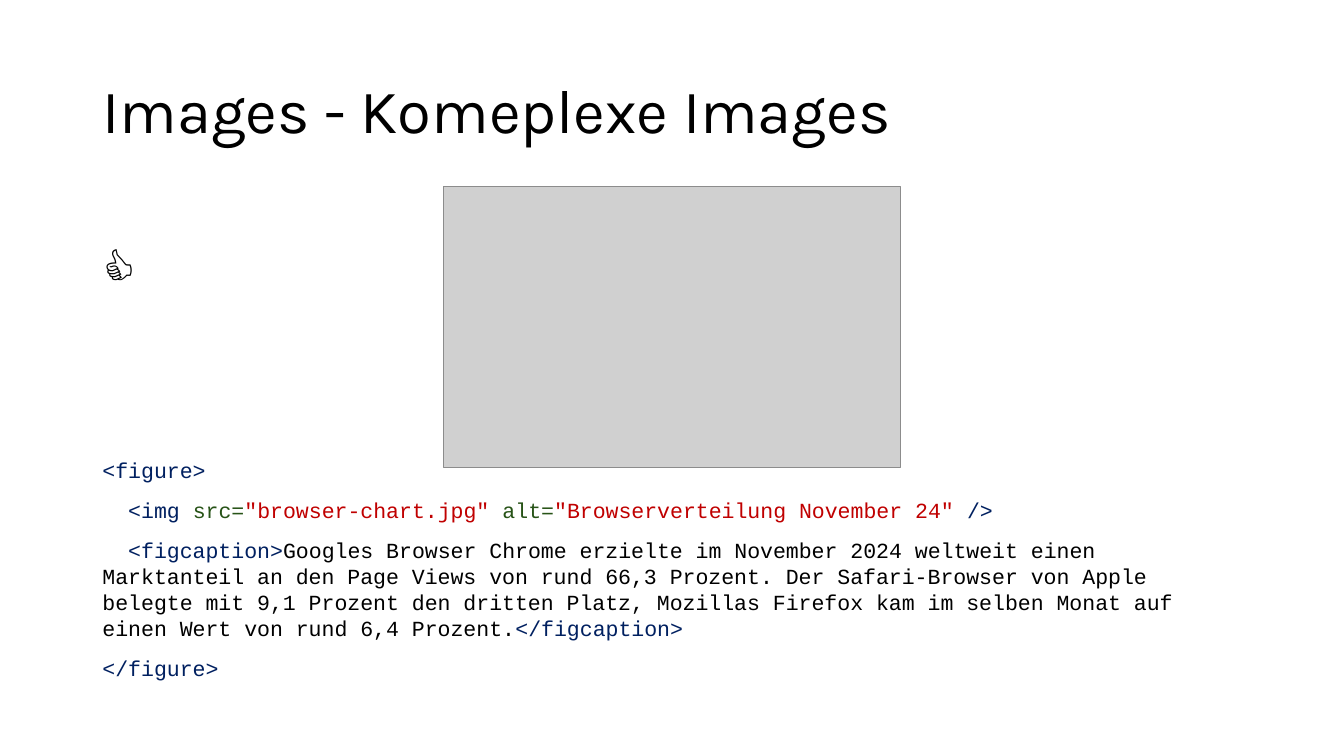
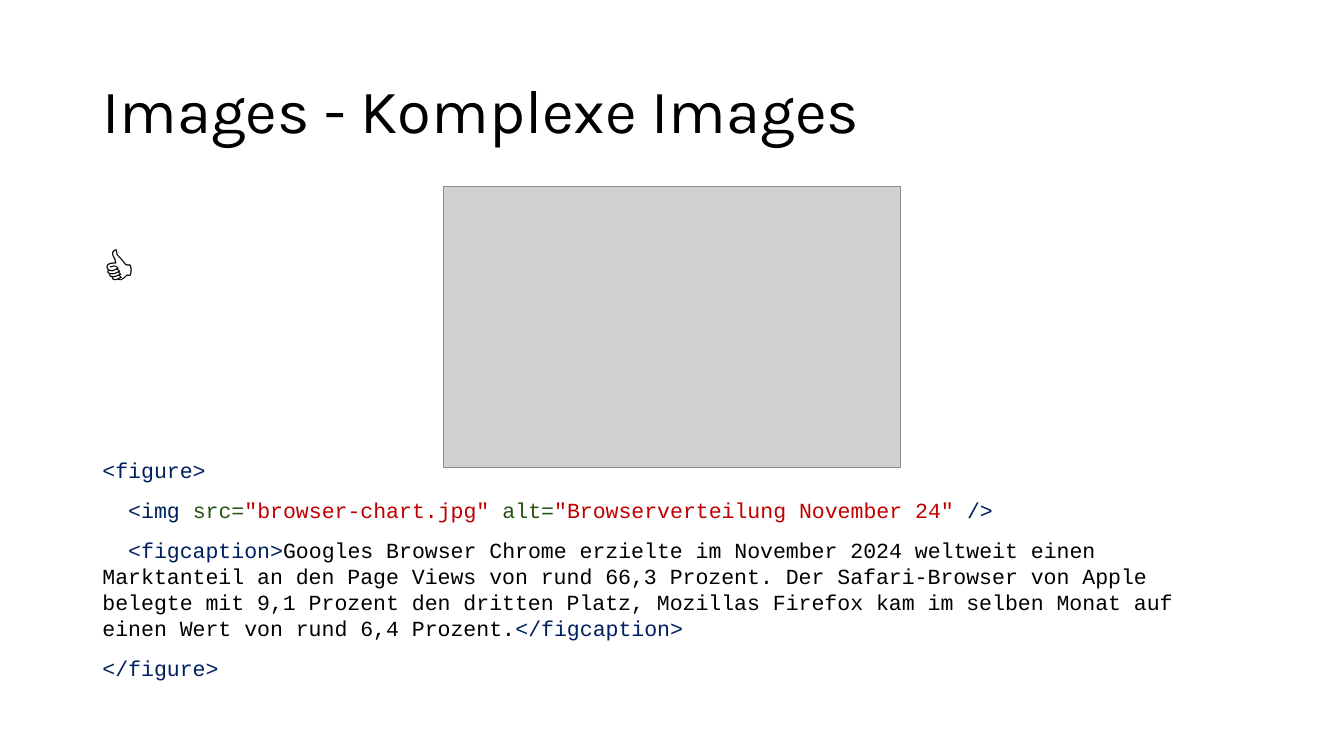
Before and after one commit to aykut-rocks/web-frontend-accessibility-training, a slide deck: slide 35 of Web-Frontend-Accessibility-03.pptx. Drawn at 1344x756 pixels with LibreOffice and Linux fonts; fonts in the diff are those of the drawing; grey boxes stand for pictures. Boxes give left, top, right and bottom in pixels: in the first picture for what was removed or moved away, otherwise in the second. Text is boxed around its words. In the diff, an @@ line names an element or a change of style, - is before the commit and + after.

```diff
--- a/Web-Frontend-Accessibility-03.pptx
+++ b/Web-Frontend-Accessibility-03.pptx
@@ title at (102,91,859,148): text changed @@
-Images - Komeplexe Images
+Images - Komplexe Images
```
Also in this commit, not shown: 3 other slides changed.
